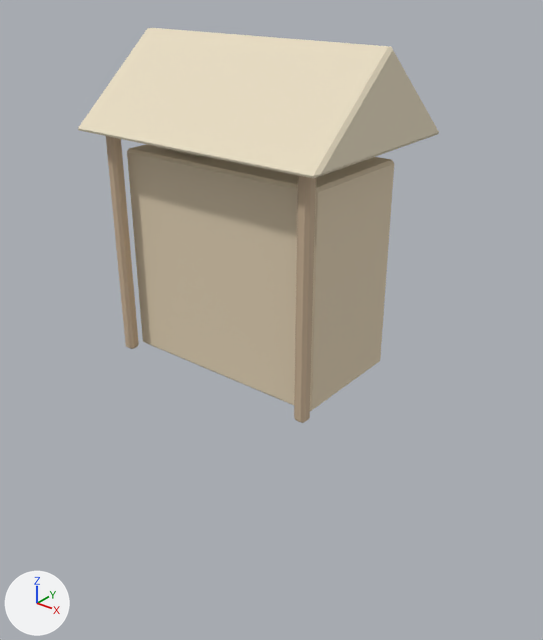
An edit to the glTF model projects/valley/tools/models/stall.glb, drawn before and after from the same camera.
Camera for both pictures: a 50 mm lens placed at (1.79, -2.15, 1.51), pointed at (0.35, -0.35, 0.39). Every picture has the same lights, and +X, +Y and +Z are marked at lower left. The picture after the commit comes second. Vertices at exactly the same position are counted once.

Names of what the first picture shows: 'awning', 'counter', 'goods', 'post1', 'post2'.
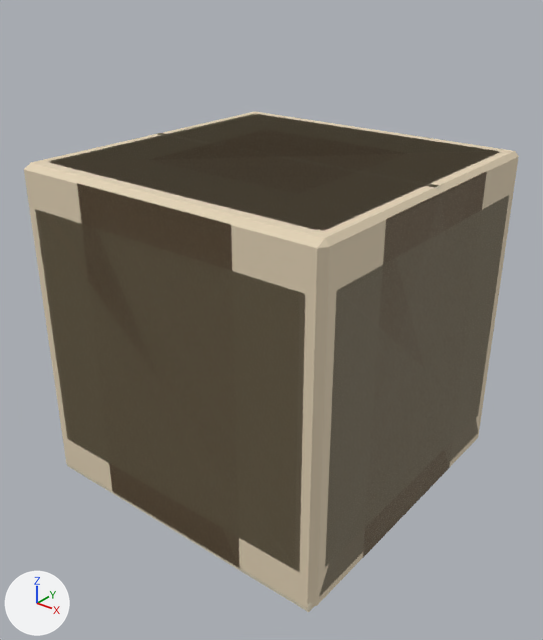
Where the change shows, as pixel boxes (x1, y1, x2, y2) in the pictures (543 x 640 px):
'counter', moved, rescaled (85% wider, 86% taller): before (127, 144, 394, 411); after (24, 112, 519, 609)
'goods', moved, rescaled (mostly hidden before): before (160, 147, 202, 157); after (38, 114, 509, 568)
'awning', moved, rescaled (14% wider, 216% taller): before (78, 28, 439, 179); after (66, 133, 478, 612)
'goods2', moved, rescaled (not visible before): after (35, 114, 508, 571)
'post1', reshaped: before (106, 136, 139, 349); after (77, 171, 487, 568)
'post2', reshaped: before (294, 175, 316, 423); after (149, 129, 407, 193)

The change, as a list of edits to the scene's bpy script:
```text
Change me_cube:
    used by ob_counter; location = (0.0, 0.0, 0.0)
    remove me_cube.from_pydata(...)  # 24 vertices, 44 faces; spans x -0.45..0.45, y -0.25..0.25, z 0.0..0.84
    add me_cube.from_pydata(...)  # 24 vertices, 44 faces; spans x 0.0..1.0, y -1.0..0.0, z 0.0..1.0
    me_cube part 1: the whole mesh is scaled about its middle by (1.11, 2, 1.19), then moved by (0.5, -0.5, 0.08)
Change me_awning:
    used by ob_awning; location = (0.0, 0.0, 0.0)
    remove me_awning.from_pydata(...)  # 18 vertices, 32 faces; spans x -0.55..0.55, y -0.391..0.391, z 0.92..1.252
    add me_awning.from_pydata(...)  # 18 vertices, 32 faces; spans x 0.0..1.0, y -1.0..0.0, z 0.0..1.0
    me_awning part 2: the whole mesh is scaled about its middle by (0.909, 1.28, 3.01), then moved by (0.5, -0.5, -0.586)
Change me_cube_001:
    used by ob_post1; location = (0.0, 0.0, 0.0)
    remove me_cube_001.from_pydata(...)  # 24 vertices, 44 faces; spans x -0.475..-0.425, y -0.325..-0.275, z 0.0..0.92
    add me_cube_001.from_pydata(...)  # 24 vertices, 44 faces; spans x 0.0..1.0, y -1.0..0.0, z 0.0..1.0
    me_cube_001 part 3: 24 of 24 vertices moved; they spanned x -0.475..-0.425, y -0.325..-0.275, z 0.0..0.92 and now span x 0.0..1.0, y -1.0..0.0, z 0.0..1.0; mean shift (0.95, -0.2, 0.04)
Change me_cube_002:
    used by ob_post2; location = (0.0, 0.0, 0.0)
    remove me_cube_002.from_pydata(...)  # 24 vertices, 44 faces; spans x 0.425..0.475, y -0.325..-0.275, z 0.0..0.92
    add me_cube_002.from_pydata(...)  # 24 vertices, 44 faces; spans x 0.0..1.0, y -1.0..0.0, z 0.0..1.0
    me_cube_002 part 4: 24 of 24 vertices moved; they spanned x 0.425..0.475, y -0.325..-0.275, z 0.0..0.92 and now span x 0.0..1.0, y -1.0..0.0, z 0.0..1.0; mean shift (0.05, -0.2, 0.04)
Change me_cube_003:
    used by ob_goods; location = (0.0, 0.0, 0.0)
    remove me_cube_003.from_pydata(...)  # 24 vertices, 44 faces; spans x -0.31..-0.09, y -0.21..0.01, z 0.85..0.95
    add me_cube_003.from_pydata(...)  # 24 vertices, 44 faces; spans x 0.0..1.0, y -1.0..0.0, z 0.0..1.0
    me_cube_003 part 5: the whole mesh is scaled about its middle by (4.55, 4.55, 10), then moved by (0.7, -0.4, -0.4)
Change me_cube_004:
    used by ob_goods2; location = (0.0, 0.0, 0.0)
    remove me_cube_004.from_pydata(...)  # 24 vertices, 44 faces; spans x 0.03..0.33, y -0.04..0.16, z 0.85..0.95
    add me_cube_004.from_pydata(...)  # 24 vertices, 44 faces; spans x 0.0..1.0, y -1.0..0.0, z 0.0..1.0
    me_cube_004 part 6: the whole mesh is scaled about its middle by (3.33, 5, 10), then moved by (0.32, -0.56, -0.4)
```
